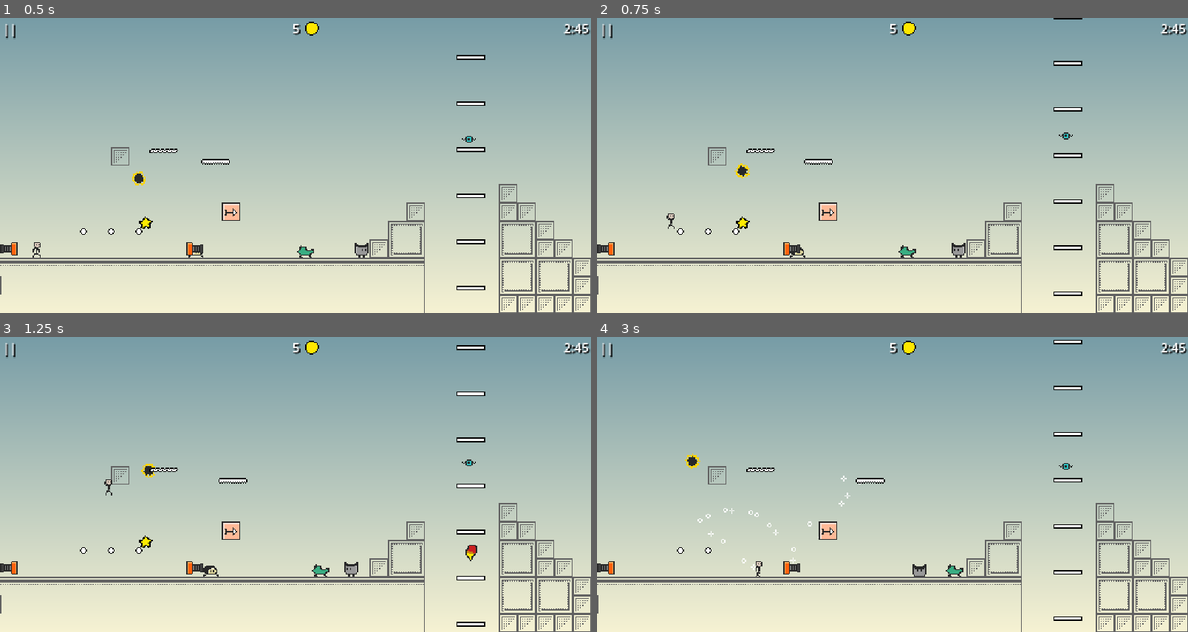
Above: before the commit, frames 1-4 (two rows, left to right).
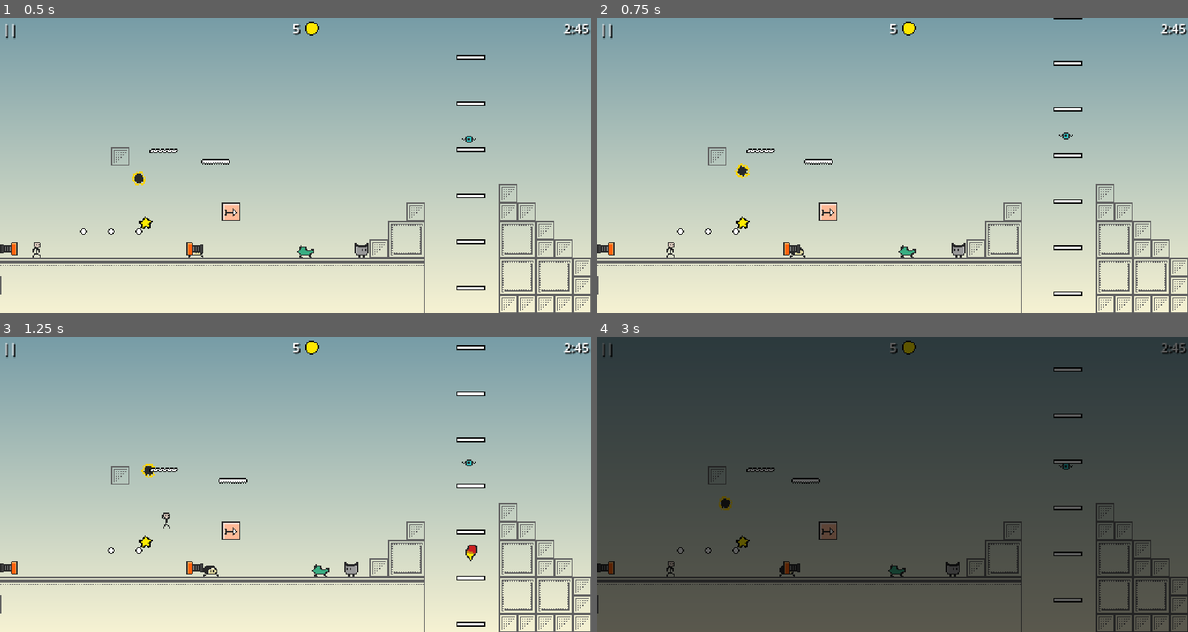
Above: after the commit, the same moments.

Repository: yannicka/ninja
Game: Godot game, scene res://src/Scenes/Game.tscn
The game is run twice, just before and just after one commit, with the same random seed, the same clock (stepped at 60 frames per second) and the same inputs.
Inputs (mouse positions are in pixels of both pictures, inside the frame that each line leads up to):
- Up to frame 1 (0.5 s): no input
- Up to frame 2 (0.75 s): move the mouse to (1022, 150) at 0.52 s; hold Right (ui_right) from 0.53 s (still down); hold Space (space) from 0.53 s (still down); click (1022, 150) at 0.67 s
- Up to frame 3 (1.25 s): keep holding Right (ui_right); keep holding Space (space); tap Up (ui_up) at 0.77 s
- Up to frame 4 (3 s): move the mouse to (774, 499) at 1.27 s; release Space (space) at 1.28 s; tap Space (space) at 1.35, 2.85 s; tap Up (ui_up) at 1.52 s; move the mouse to (951, 419) at 2.02 s; release Right (ui_right) at 2.03 s; hold Left (ui_left) 2.03-2.78 s; hold Space (space) 2.03-2.78 s; move the mouse to (862, 543) at 2.77 s; hold Right (ui_right) from 2.78 s (still down); click (862, 543) at 2.92 s

Frame 1 is identical in both runs. In frame 2, less than 0.1% of the frame differs, in the area x 11-14%, y 66-82%; in frame 3, less than 0.1%; in frame 4, 100%, in the area x 0-100%, y 0-100%.

Commit message:
Amélioration du déplacement du joueur

Diff:
--- a/src/Player.gd
+++ b/src/Player.gd
@@ -6,13 +6,9 @@
 const GRAVITY = 980
 
 var direction = Vector2.RIGHT
-
 var is_dead = false
-
 var state = "idle"
-
-@export var move = false
-
+var move = false
 var speed = RUN_SPEED
 
 func _physics_process(delta):
@@ -38,20 +34,21 @@
 	if Input.is_action_just_pressed("ui_up"):
 		jump()
 
-	if move or Input.is_action_pressed("space"):
-		move = true
-	else:
-		move = false
-
-	if OS.is_debug_build():
-		if Input.is_action_pressed("ui_left"):
-			direction = Vector2.LEFT
-			move = true
-		elif Input.is_action_pressed("ui_right"):
-			direction = Vector2.RIGHT
+	if not OS.has_feature("mobile"):
+		if Input.is_action_pressed("space"):
 			move = true
 		else:
 			move = false
+
+		if OS.is_debug_build():
+			if Input.is_action_pressed("ui_left"):
+				direction = Vector2.LEFT
+				move = true
+			elif Input.is_action_pressed("ui_right"):
+				direction = Vector2.RIGHT
+				move = true
+			else:
+				move = false
 
 	if move:
 		velocity.x = direction.x * speed
--- a/src/Scenes/Game.gd
+++ b/src/Scenes/Game.gd
@@ -11,17 +11,12 @@
 # 	$CanvasLayer2/Polygon2D.get_texture().gradient.set_color(0, Color(i, i, 0.5, 1))
 # 	$CanvasLayer2/Polygon2D.get_texture().gradient.set_color(1, Color(i, 0.5, i, 1))
 
-func _input(event: InputEvent) -> void:
-	if event is InputEventScreenTouch:
-		var viewport_size = get_viewport_rect().size
-		var half_viewport_width = viewport_size.x / 2
-		var pointer_position = event.position
+func _on_move_area_input_event(_viewport: Node, event: InputEvent, _shape_idx: int):
+	if event.is_pressed():
+		$Level1/Player.move = true
+	else:
+		$Level1/Player.move = false
 
-		if pointer_position.x < half_viewport_width:
-			if event.pressed:
-				$Level1/Player.move = true
-			else:
-				$Level1/Player.move = false
-		else:
-			if event.pressed:
-				$Level1/Player.jump()
+func _on_jump_area_input_event(_viewport: Node, event: InputEvent, _shape_idx: int):
+	if event.is_pressed():
+		$Level1/Player.jump()
--- a/src/Scenes/Game.tscn
+++ b/src/Scenes/Game.tscn
@@ -13,6 +13,12 @@
 height = 256
 fill_to = Vector2(0, 1)
 
+[sub_resource type="RectangleShape2D" id="RectangleShape2D_4oivl"]
+size = Vector2(256, 256)
+
+[sub_resource type="RectangleShape2D" id="RectangleShape2D_wjm7o"]
+size = Vector2(256, 256)
+
 [node name="Game" type="Node2D"]
 script = ExtResource("1_knod3")
 
@@ -24,6 +30,20 @@
 polygon = PackedVector2Array(0, 0, 512, 0, 512, 256, 0, 256)
 
 [node name="Level1" parent="." instance=ExtResource("2_6r4p8")]
+
+[node name="CanvasLayer3" type="CanvasLayer" parent="."]
+
+[node name="MoveArea" type="Area2D" parent="CanvasLayer3"]
+
+[node name="CollisionShape2D" type="CollisionShape2D" parent="CanvasLayer3/MoveArea"]
+position = Vector2(128, 128)
+shape = SubResource("RectangleShape2D_4oivl")
+
+[node name="JumpArea" type="Area2D" parent="CanvasLayer3"]
+
+[node name="CollisionShape2D" type="CollisionShape2D" parent="CanvasLayer3/JumpArea"]
+position = Vector2(384, 128)
+shape = SubResource("RectangleShape2D_wjm7o")
 
 [node name="CanvasLayer" type="CanvasLayer" parent="."]
 
@@ -82,3 +102,6 @@
 theme_override_colors/font_shadow_color = Color(0, 0, 0, 1)
 theme_override_font_sizes/font_size = 11
 text = "2:45"
+
+[connection signal="input_event" from="CanvasLayer3/MoveArea" to="." method="_on_move_area_input_event"]
+[connection signal="input_event" from="CanvasLayer3/JumpArea" to="." method="_on_jump_area_input_event"]
Not shown: 1 places in src/Scenes/Game.tscn that only renumber resources
